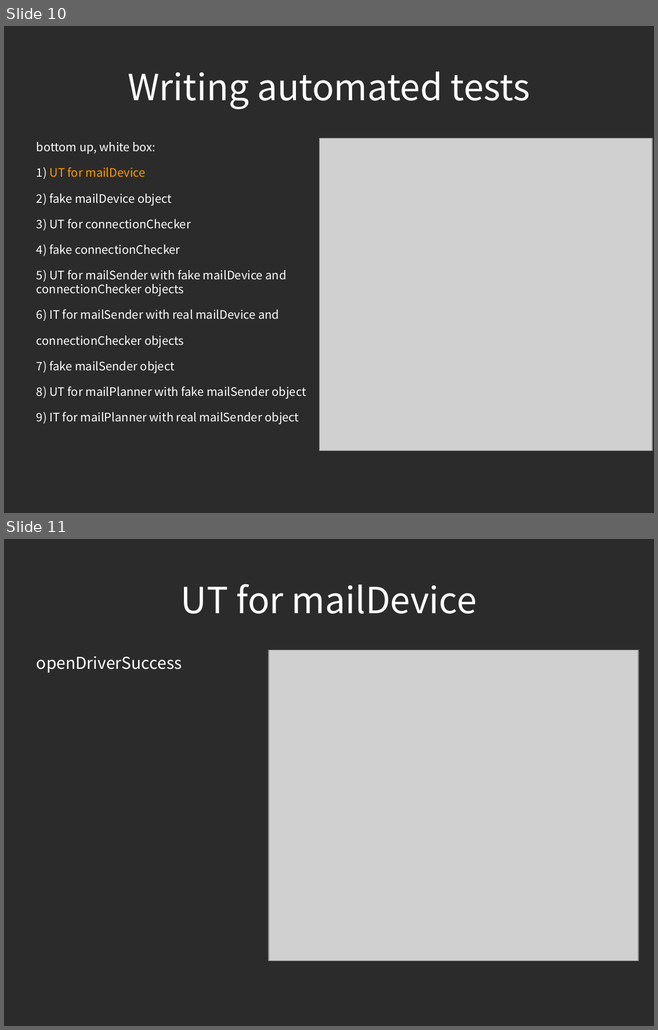
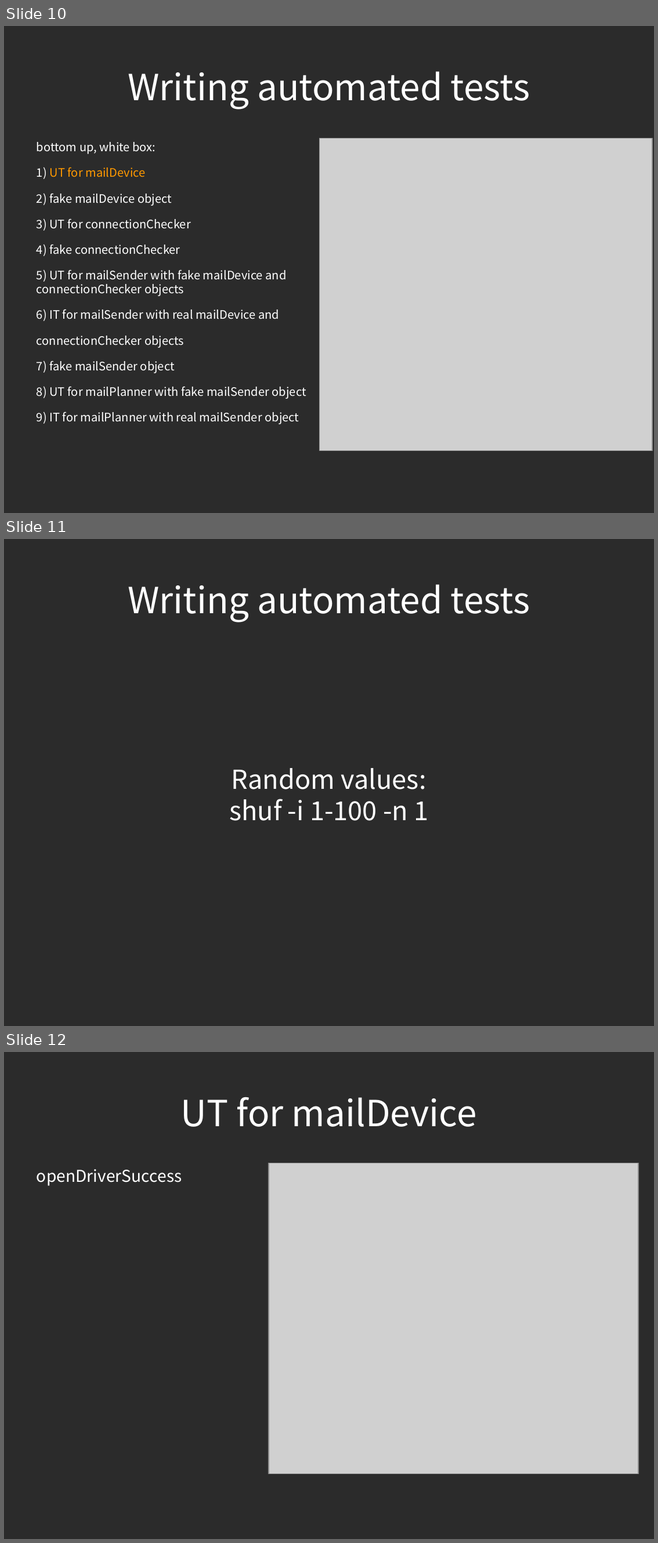
Before and after one commit to piotrek24061988/AutomaticTesting, a slide deck: module1/doc/AutomatedTesting2.odp. Shown one above the other, each under a label of ours: slides 10 and 11 before the commit, slides 10, 11 and 12 after it. The pictures are 658x1030 and 658x1543 pixels, drawn with LibreOffice and Linux fonts; fonts in the diff are those of the drawing; grey boxes stand for pictures; background and template pictures are left out; a plain dark background stands for a picture behind light text. Boxes give left, top, right and bottom in pixels: in the first picture for what was removed or moved away, otherwise in the second. Text is boxed around its words. In the diff, an @@ line names an element or a change of style, - is before the commit and + after.

```diff
--- a/module1/doc/AutomatedTesting2.odp
+++ b/module1/doc/AutomatedTesting2.odp
@@ slide 11 added at <box>4,539,654,1026</box>, background picture (left out) @@
@@ title added at <box>128,584,529,622</box>, 44 pt, text #FFFFFF @@
+Writing automated tests
@@ subtitle added at <box>229,768,428,821</box>, 32 pt, text #FFFFFF @@
+Random values:
+shuf -i 1-100 -n 1
@@ what was slide 11 is now slide 12 @@
```
Also in this commit, not shown: 5 slides changed, 1 other slide added.
